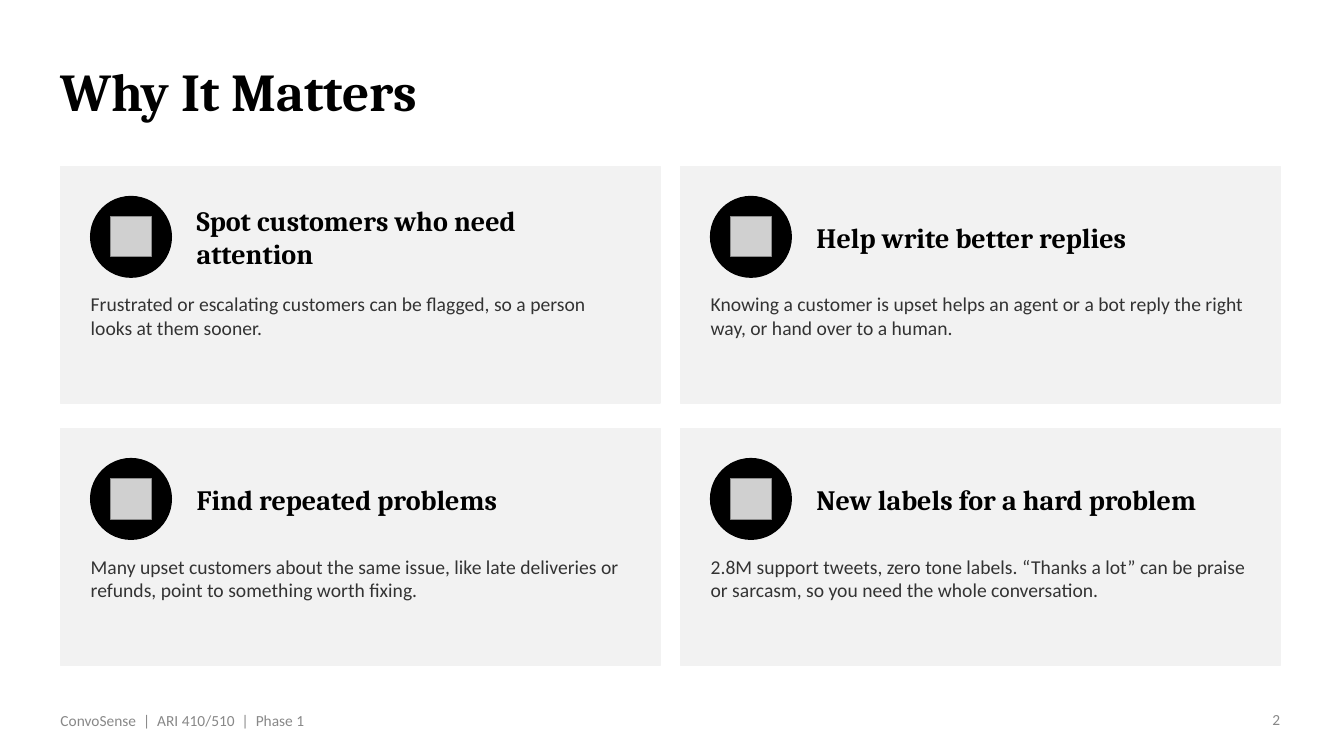
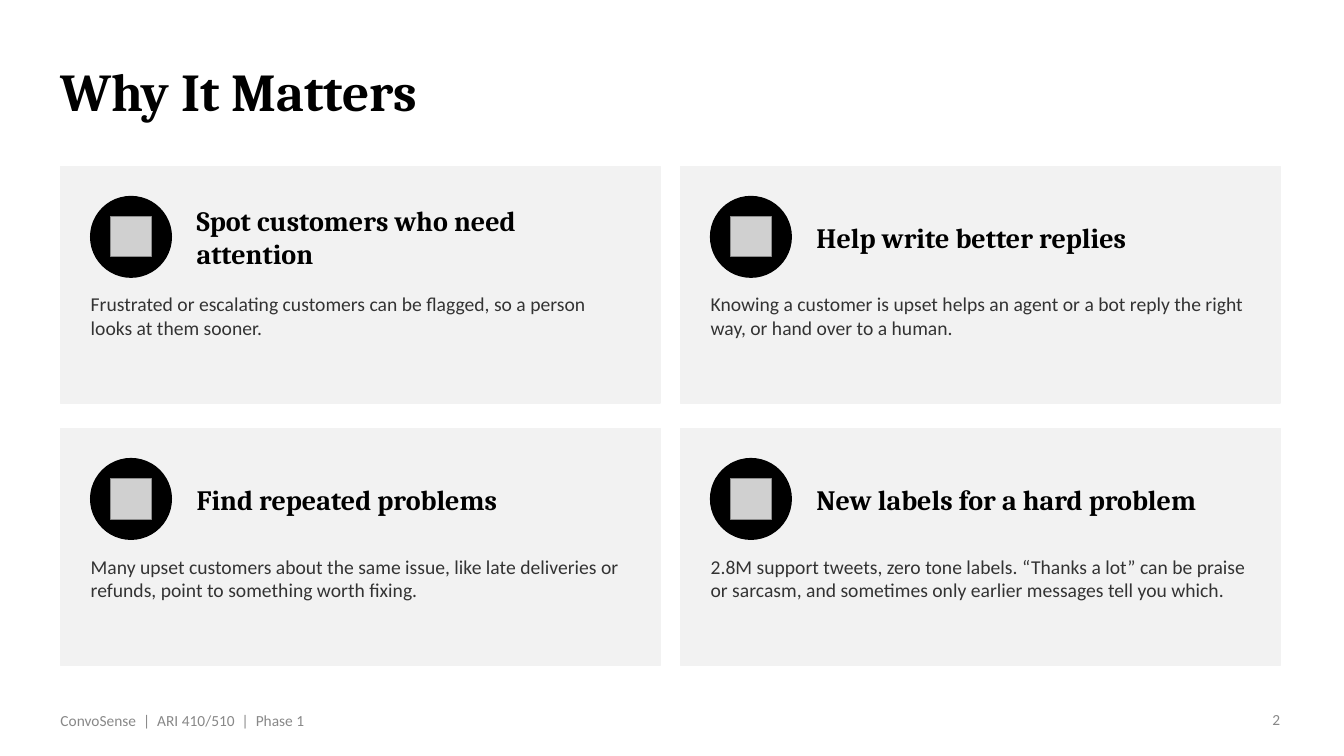
Before and after one commit to venkatrepaka-umich/ConvoSense, a slide deck: slide 2 of docs/Phase 1 PPT.pptx. Drawn at 1344x756 pixels with LibreOffice and Linux fonts; fonts in the diff are those of the drawing; grey boxes stand for pictures. Boxes give left, top, right and bottom in pixels: in the first picture for what was removed or moved away, otherwise in the second. Text is boxed around its words. In the diff, an @@ line names an element or a change of style, - is before the commit and + after.

```diff
--- a/docs/Phase 1 PPT.pptx
+++ b/docs/Phase 1 PPT.pptx
@@ text at box(711, 560, 1245, 601): text changed @@
-2.8M support tweets, zero tone labels. “Thanks a lot” can be praise or sarcasm, so you need the whole conversation.
+2.8M support tweets, zero tone labels. “Thanks a lot” can be praise or sarcasm, and sometimes only earlier messages tell you which.
```
Also in this commit, not shown: 3 other slides changed, 2 other files.
